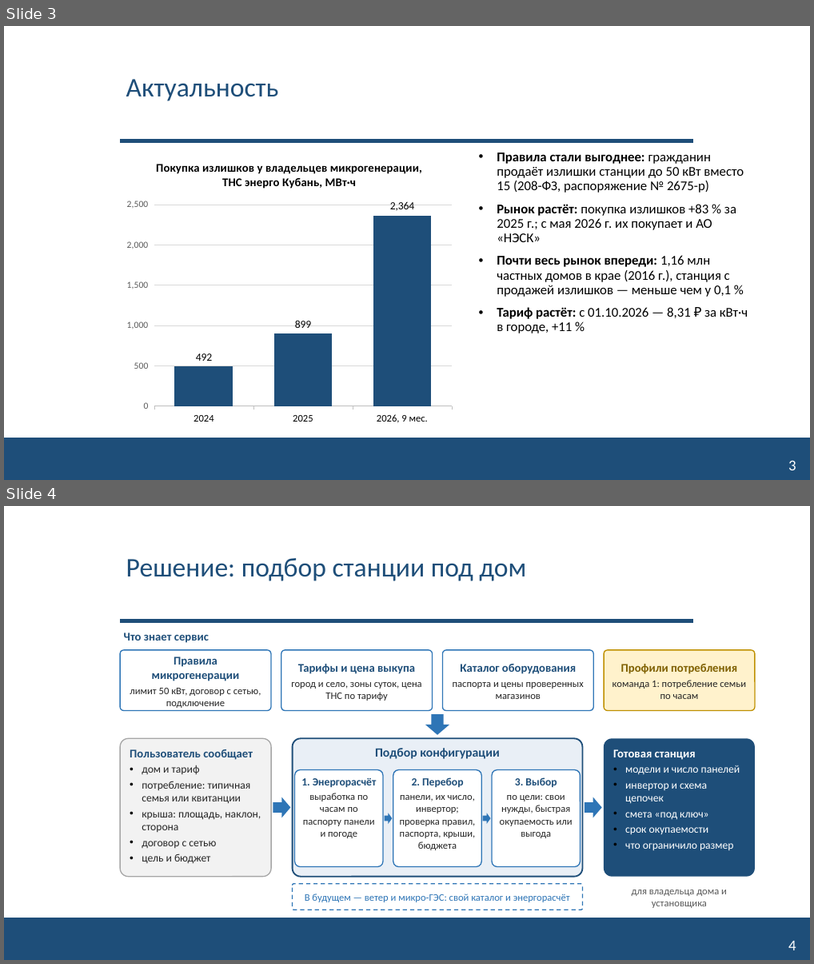
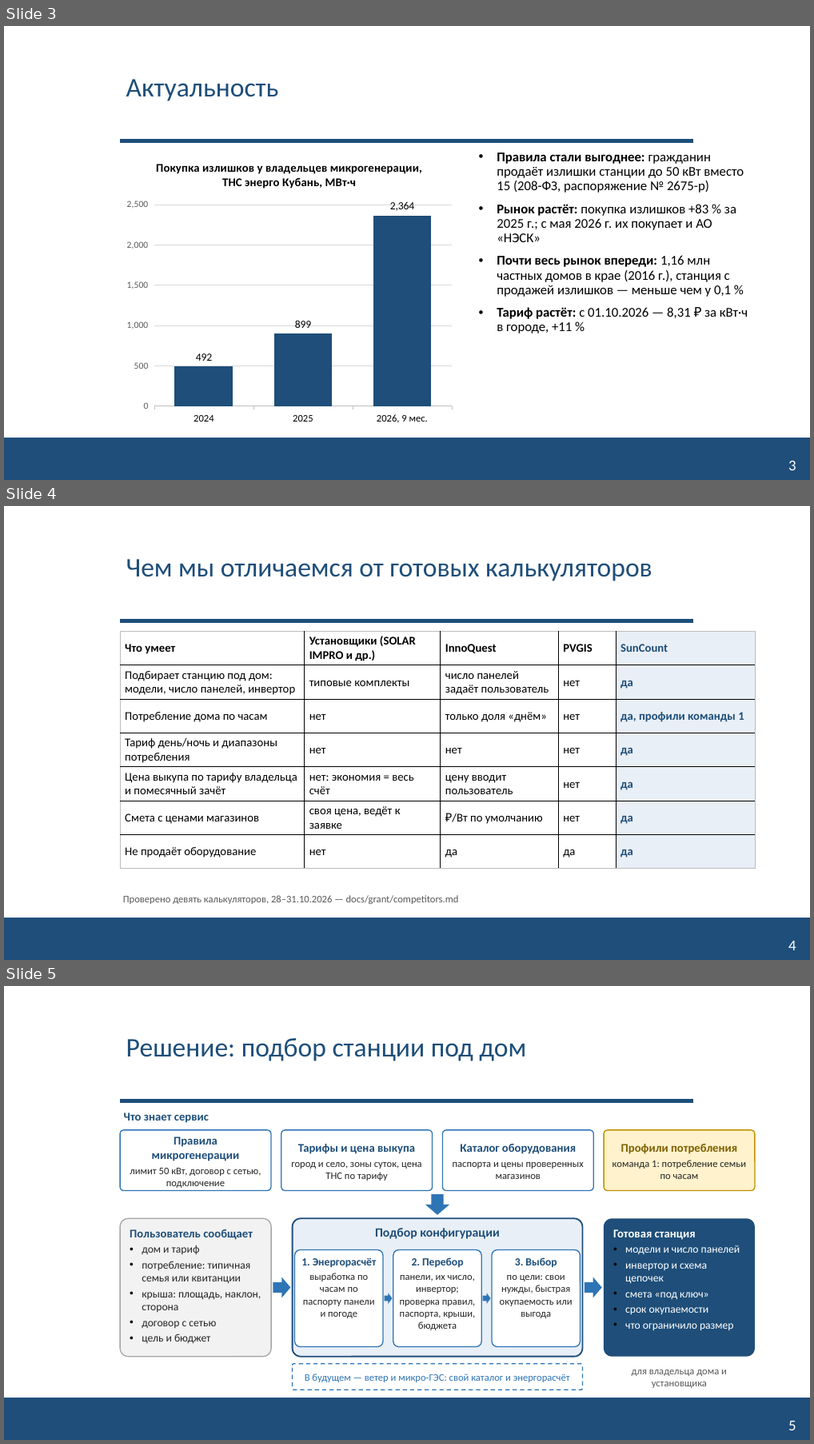
Before and after one commit to NeK0ban/SunCount, a slide deck: reports/SunCount_interim_talk.pptx. Shown one above the other, each under a label of ours: slides 3 and 4 before the commit, slides 3, 4 and 5 after it. The pictures are 814x964 and 814x1444 pixels, drawn with LibreOffice and Linux fonts; fonts in the diff are those of the drawing; background and template pictures are left out. Boxes give left, top, right and bottom in pixels: in the first picture for what was removed or moved away, otherwise in the second. Text is boxed around its words. In the diff, an @@ line names an element or a change of style, - is before the commit and + after.

```diff
--- a/reports/SunCount_interim_talk.pptx
+++ b/reports/SunCount_interim_talk.pptx
@@ slide 4 added at box(4, 506, 810, 960), background #FFFFFF; not listed: 2 template elements that a slide beside it also shows @@
@@ title added at box(126, 559, 653, 581), 32 pt, text #1E4E79 @@
+Чем мы отличаемся от готовых калькуляторов
@@ table added at box(120, 632, 755, 868), 7 rows, 5 columns @@
+Что умеет | Установщики (SOLAR IMPRO и др.) | InnoQuest | PVGIS | SunCount
+Подбирает станцию под дом: модели, число панелей, инвертор | типовые комплекты | число панелей задаёт пользователь | нет | да
+Потребление дома по часам | нет | только доля «днём» | нет | да, профили команды 1
+Тариф день/ночь и диапазоны потребления | нет | нет | нет | да
+Цена выкупа по тарифу владельца и помесячный зачёт | нет: экономия = весь счёт | цену вводит пользователь | нет | да
+Смета с ценами магазинов | своя цена, ведёт к заявке | ₽/Вт по умолчанию | нет | да
+Не продаёт оборудование | нет | да | да | да
@@ text added at box(123, 895, 459, 904), 12 pt, text #595959 @@
+Проверено девять калькуляторов, 28–31.10.2026 — docs/grant/competitors.md
@@ page number added at box(789, 940, 797, 950), 18 pt, text #FFFFFF @@
+4
@@ what was slide 4 is now slide 5 @@
@@ page number at box(789, 1420, 797, 1430): text changed @@
-4
+5
```
Also in this commit, not shown: 1 slide changed, 1 other slide added, 7 other files.
